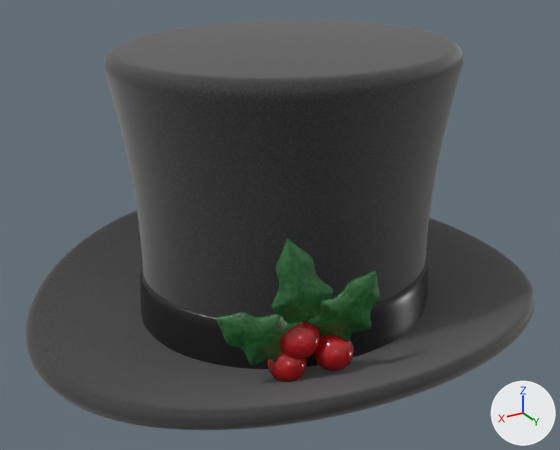
One commit to the Blender file instances/divided-world/ui/gear/nostalgic-hat/model.blend: the scene before it, then after it.
The view is the same before and after, from a 50 mm camera at (1.345, 2.196, 1.417) aimed at (0.052, 0.041, 0.339). The lights are fixed; the arrows at lower right show +X, +Y and +Z. The older version comes first.

The first picture shows 'band', 'berries', 'brim', 'hat', 'leaves'.
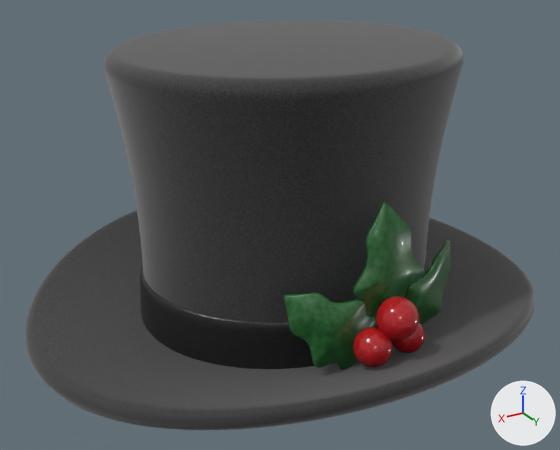
What differs and where, as boxes [x1, y1, x2, y2] in the pictures (560 x 450 px):
'leaves', moved, turned, rescaled, modifiers changed: before [216, 239, 380, 365]; after [284, 201, 451, 370]
'berries', deleted (red): before [267, 321, 354, 382]
'Sphere.002', added (red): after [375, 296, 419, 340]
'Sphere', added (red): after [353, 327, 393, 367]
'Sphere.001', added (red): after [391, 322, 425, 353]

What changed in the scene script:
```text
Add me_sphere_002:
    me_sphere_002.from_pydata(...)  # a UV sphere (32 segments, 16 rings, poles along z) spanning x -1.0..1.0, y -1.0..1.0, z -1.0..1.0
    me_sphere_002.polygons.foreach_set('use_smooth', [True] * 512)
    me_sphere_002.materials.append(mat_berry)
Change ob_leaves:
    ob_leaves.location: (0.198, 0.436, 0.15) -> (-0.027, 0.425, 0.049)
    ob_leaves.rotation_euler: (0.0, 0.0, 0.0) -> (-0.0272, -0.191, 0.492)  # degrees (0, 0, 0) -> degrees (-1.6, -11, 28)
    ob_leaves.scale: (1.0, 1.0, 1.0) -> (1.17, 1.15, 1.34)
    add _m = ob_leaves.modifiers.new('SimpleDeform', 'SIMPLE_DEFORM')
    add _m.deform_method = 'BEND'
    add _m.deform_axis = 'Z'
    add _m.factor = -1.15
    add _m.angle = -1.15
Remove ob_berries:
    ob_berries = bpy.data.objects.new('berries', me_berries)
    ob_berries.location = (0.198, 0.436, 0.15)
    _m = ob_berries.modifiers.new('smooth', 'SUBSURF')
    _m.render_levels = 1
Add ob_sphere_002:
    ob_sphere_002 = bpy.data.objects.new('Sphere.002', me_sphere_002)
    ob_sphere_002.location = (-0.014, 0.619, 0.232)
    ob_sphere_002.rotation_euler = (-0.0258, -0.0153, 0.632)  # degrees (-1.5, -0.9, 36)
    ob_sphere_002.scale = (0.066, 0.066, 0.066)
Add ob_sphere_001:
    ob_sphere_001 = bpy.data.objects.new('Sphere.001', me_sphere_002.copy())
    ob_sphere_001.location = (-0.085, 0.589, 0.134)
    ob_sphere_001.rotation_euler = (-0.0258, -0.0153, 0.632)  # degrees (-1.5, -0.9, 36)
    ob_sphere_001.scale = (0.0565, 0.0565, 0.0565)
Add ob_sphere:
    ob_sphere = bpy.data.objects.new('Sphere', me_sphere_002.copy())
    ob_sphere.location = (0.065, 0.608, 0.148)
    ob_sphere.rotation_euler = (-0.0258, -0.0153, 0.632)  # degrees (-1.5, -0.9, 36)
    ob_sphere.scale = (0.0607, 0.0607, 0.0607)
```
